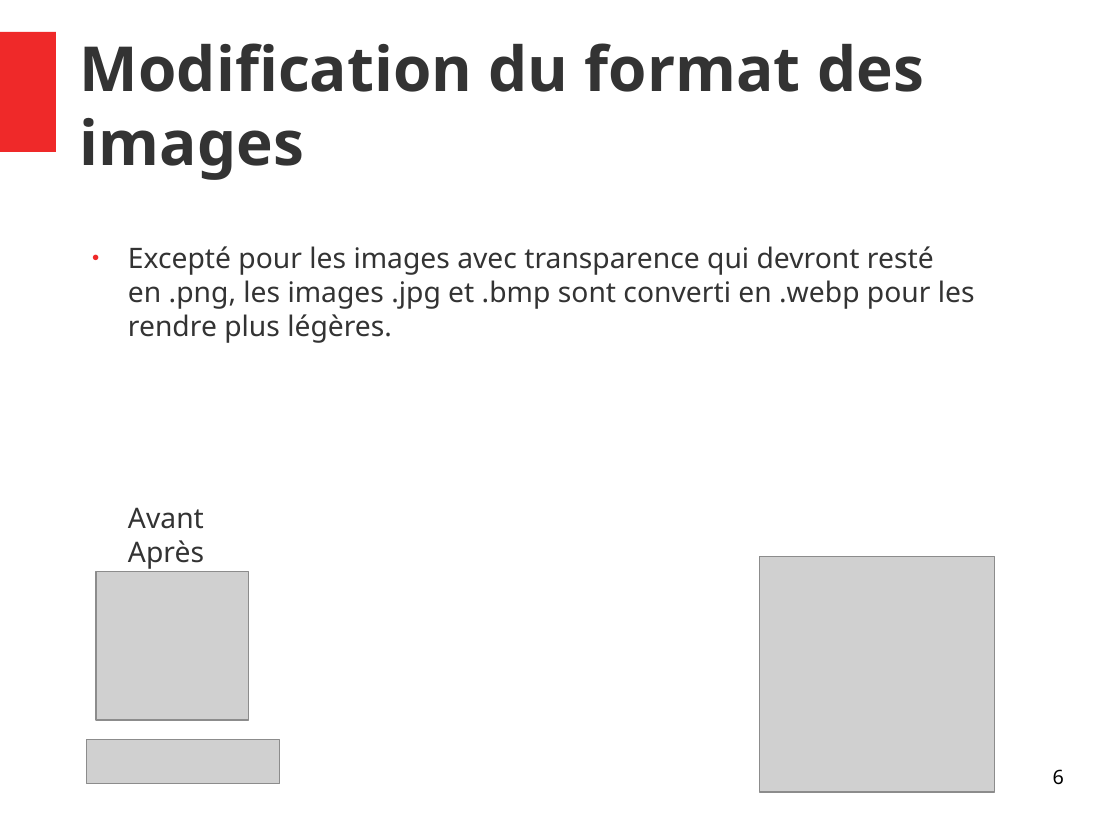
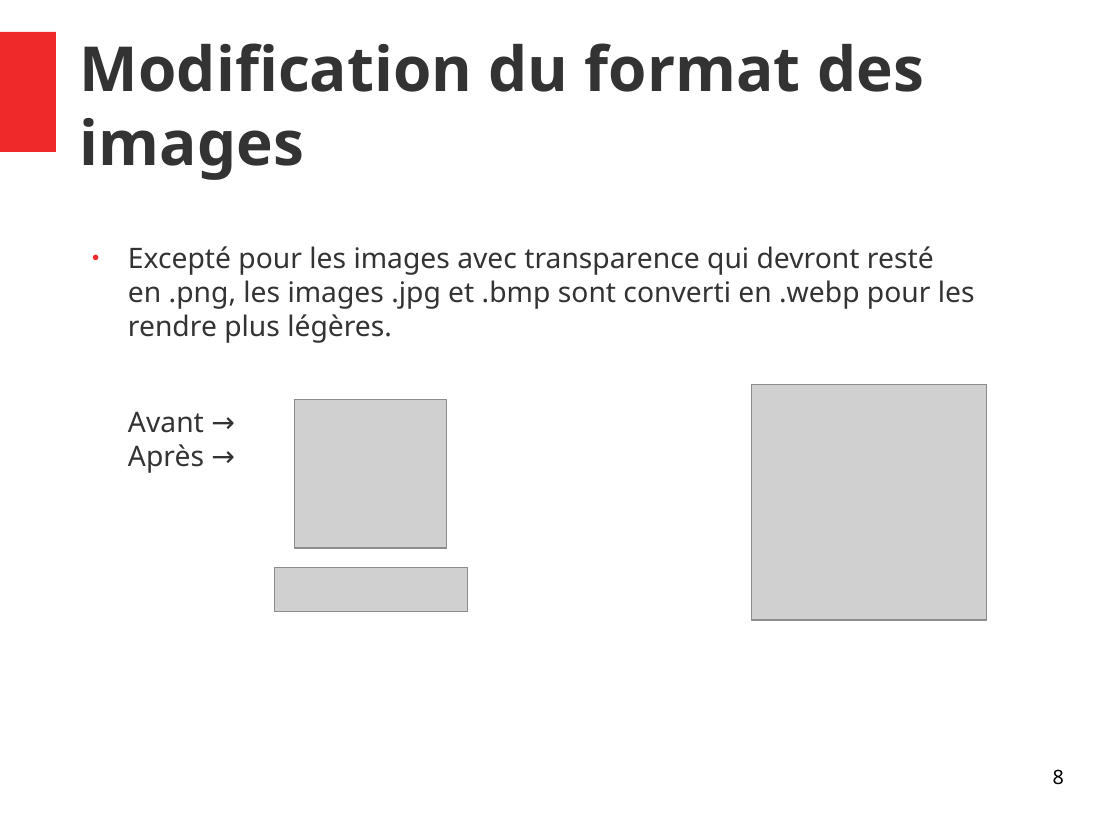
Before and after one commit to Doppler123/OPC_P4_La_Panthere, a slide deck: slide 8 of audit/Rapport.odp (slide 6 before the commit). Drawn at 1120x840 pixels with LibreOffice and Linux fonts; fonts in the diff are those of the drawing; grey boxes stand for pictures. Boxes give left, top, right and bottom in pixels: in the first picture for what was removed or moved away, otherwise in the second. Text is boxed around its words. In the diff, an @@ line names an element or a change of style, - is before the commit and + after.

```diff
--- a/audit/Rapport.odp
+++ b/audit/Rapport.odp
@@ picture moved from (x1=760, y1=556, x2=995, y2=792) to (x1=752, y1=384, x2=987, y2=620) @@
@@ text at (x1=128, y1=411, x2=204, y2=473): text changed @@
-Avant Après
+Avant → Après →
@@ picture resized from (x1=86, y1=740, x2=281, y2=785) to (x1=295, y1=399, x2=447, y2=548) @@
@@ picture resized from (x1=96, y1=571, x2=248, y2=720) to (x1=274, y1=568, x2=469, y2=613) @@
@@ page number at (x1=1053, y1=769, x2=1064, y2=785): text changed @@
-6
+8
```
Also in this commit, not shown: 13 other slides changed, 3 slides added, 3 other files.
